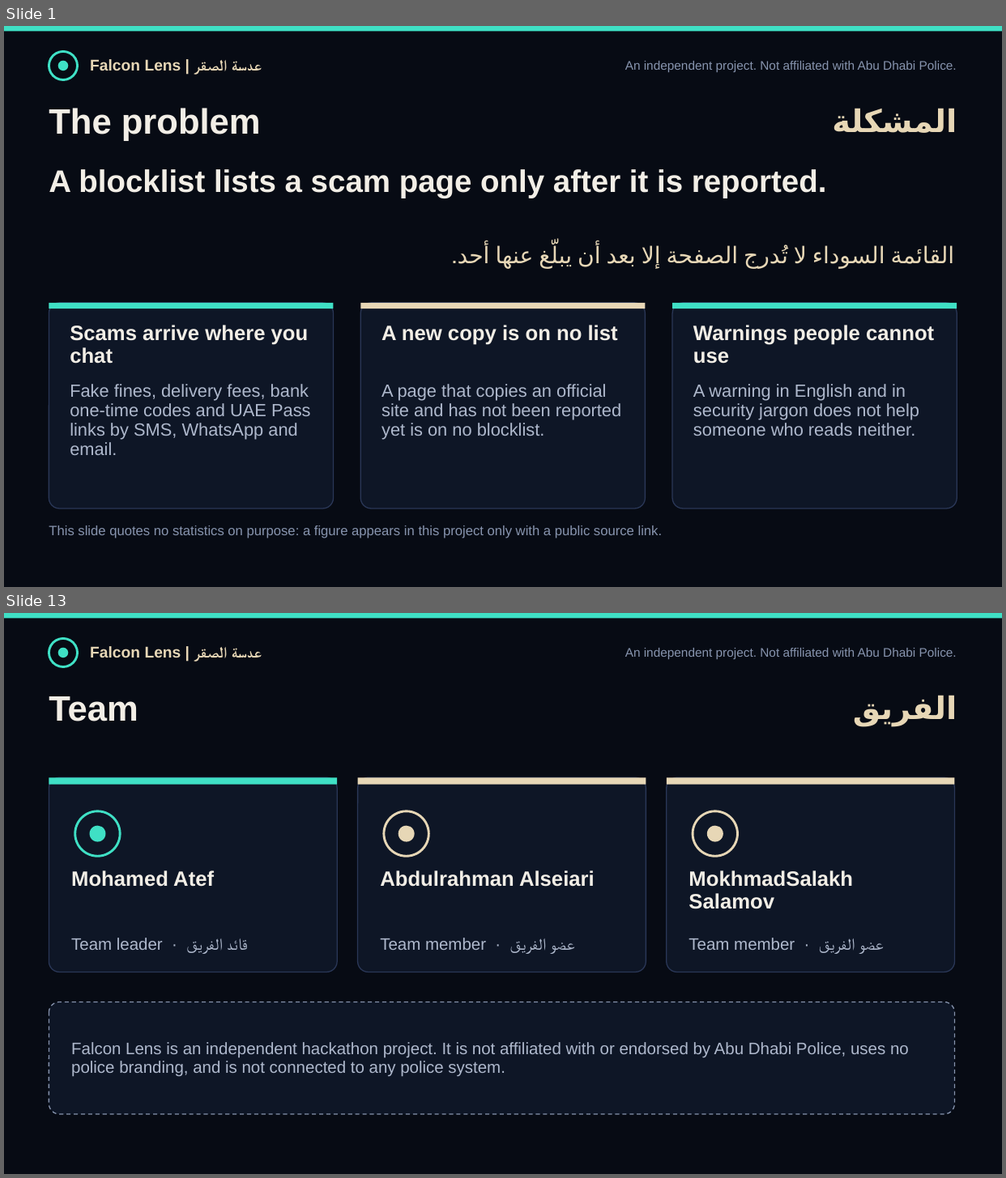
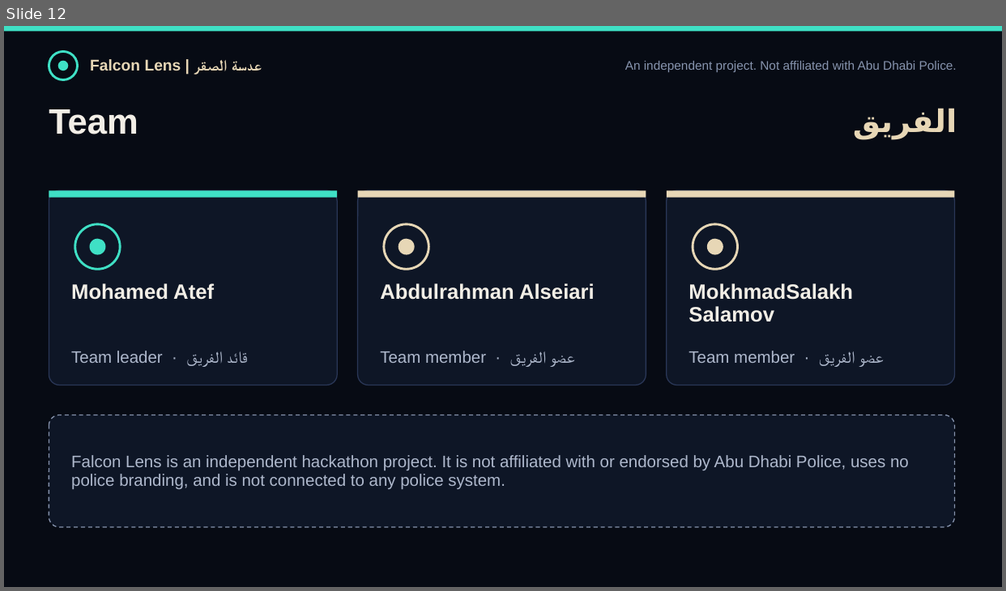
Before and after one commit to Muhammadatef/falcon-lens, a slide deck: submission/FalconLens_ScamShield.pptx. Shown one above the other, each under a label of ours: slides 1 and 13 before the commit, slide 12 after it; the slides between them are not shown. The pictures are 1006x1178 and 1006x591 pixels, drawn with LibreOffice and Linux fonts; fonts in the diff are those of the drawing. Boxes give left, top, right and bottom in pixels: in the first picture for what was removed or moved away, otherwise in the second. Text is boxed around its words. In the diff, an @@ line names an element or a change of style, - is before the commit and + after.

```diff
--- a/submission/FalconLens_ScamShield.pptx
+++ b/submission/FalconLens_ScamShield.pptx
@@ slide 1 removed at (4,26,1002,587), background #070B14 @@
@@ rectangle removed at (4,26,1002,31) @@
@@ ellipse removed at (49,51,78,80) @@
@@ ellipse removed at (58,61,68,71) @@
@@ text removed at (90,59,262,71) @@
-Falcon Lens | عدسة الصقر
@@ text removed at (625,61,957,72) @@
-An independent project. Not affiliated with Abu Dhabi Police.
@@ text removed at (49,108,261,141) @@
-The problem
@@ text removed at (832,108,957,133) @@
-المشكلة
@@ text removed at (49,169,827,199) @@
-A blocklist lists a scam page only after it is reported.
@@ text removed at (891,246,955,264) @@
-القائمة السوداء لا تُدرج الصفحة إلا بعد أن يبلّغ عنها أحد.
@@ rounded rectangle removed at (49,303,334,509) @@
@@ rectangle removed at (49,303,334,309) @@
@@ rounded rectangle removed at (360,303,645,509) @@
@@ rectangle removed at (360,303,645,309) @@
@@ rounded rectangle removed at (672,303,957,509) @@
@@ rectangle removed at (672,303,957,309) @@
@@ text removed at (70,325,309,364) @@
-Scams arrive where you chat
@@ text removed at (381,325,618,345) @@
-A new copy is on no list
@@ text removed at (693,325,934,364) @@
-Warnings people cannot use
@@ text removed at (70,384,311,455) @@
-Fake fines, delivery fees, bank one-time codes and UAE Pass links by SMS, WhatsApp and email.
@@ text removed at (381,384,621,440) @@
-A page that copies an official site and has not been reported yet is on no blocklist.
@@ text removed at (693,384,919,436) @@
-A warning in English and in security jargon does not help someone who reads neither.
@@ text removed at (49,526,663,539) @@
-This slide quotes no statistics on purpose: a figure appears in this project only with a public source link.
@@ what was slide 13 is now slide 12 @@
```
Also in this commit, not shown: 1 slide changed, 11 slides added, 11 other slides removed, 16 other files.
